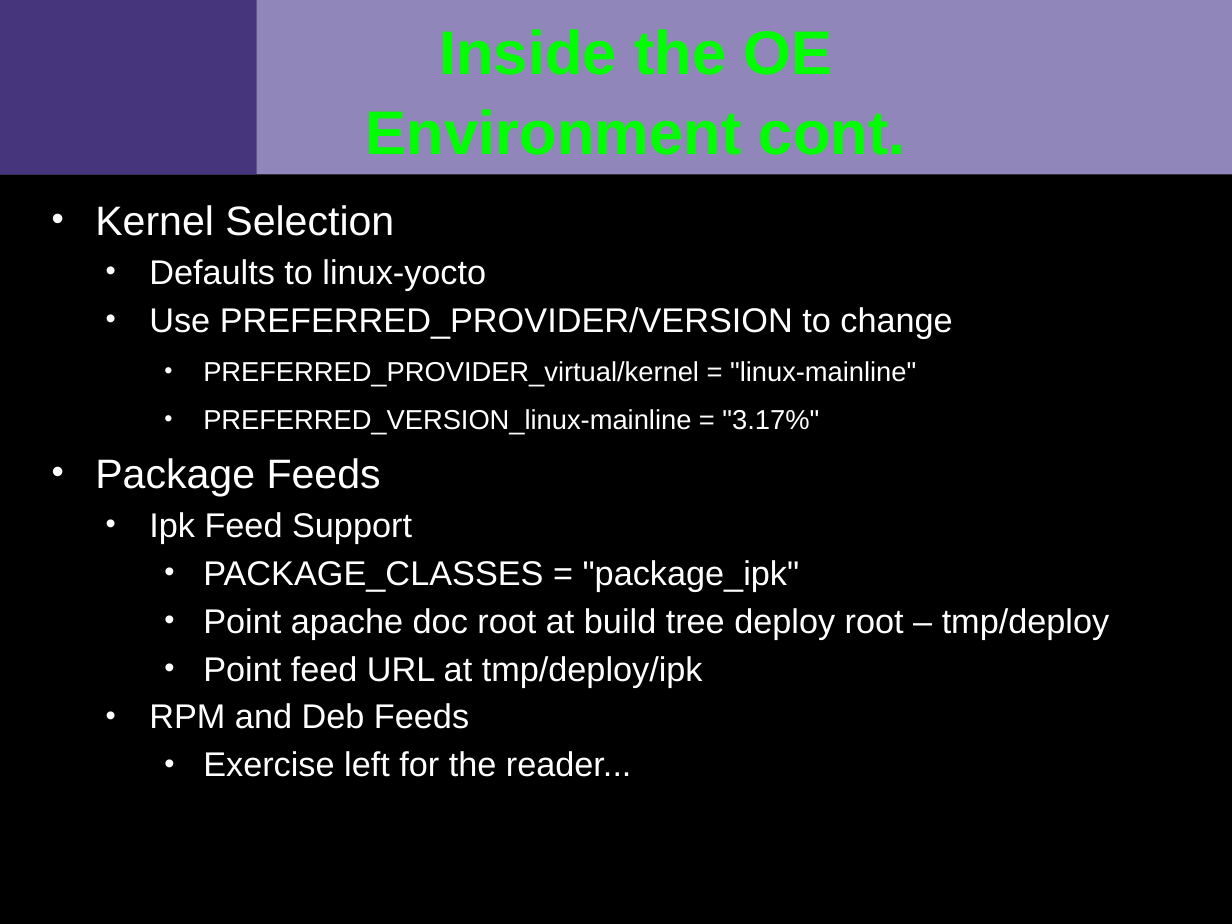
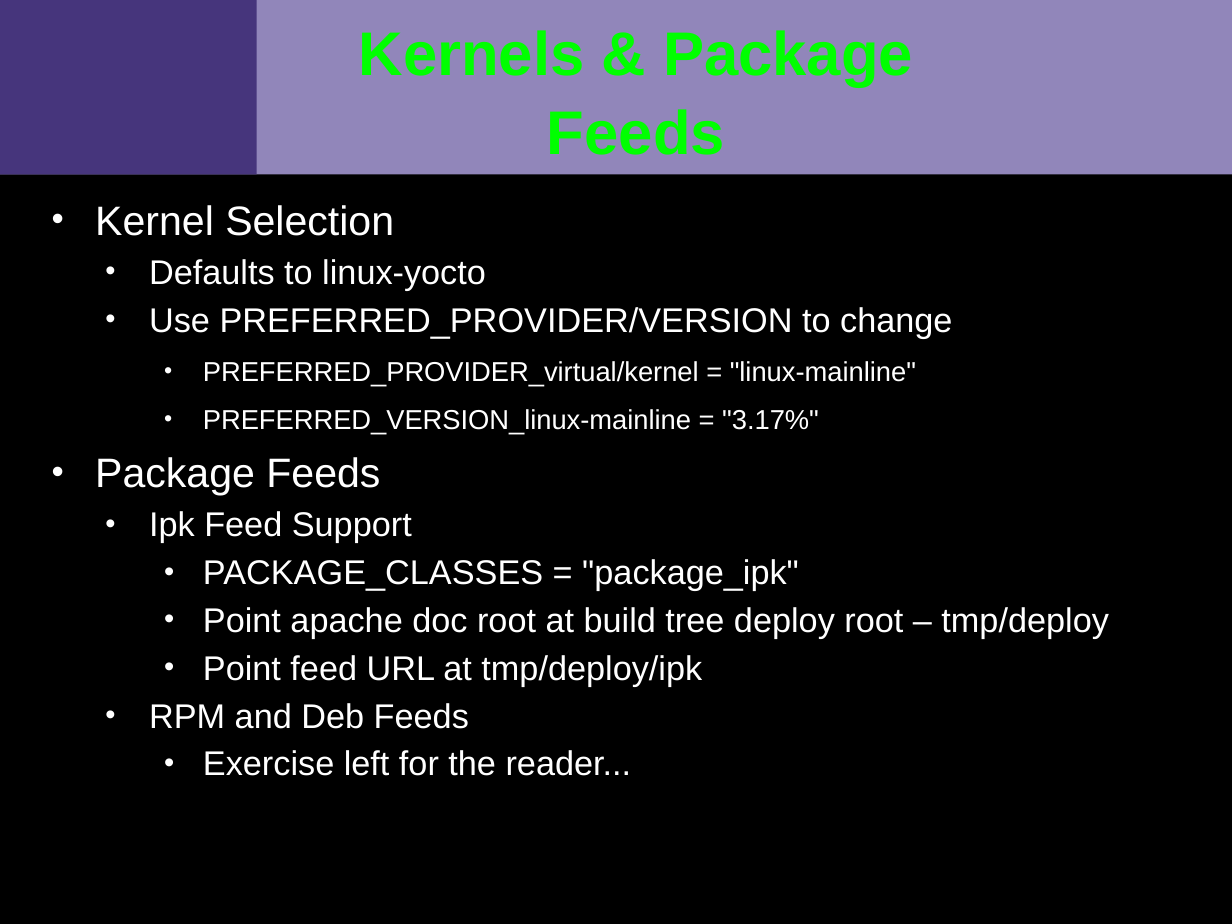
Before and after one commit to VCTLabs/scale13x-presentations, a slide deck: slide 10 of crash-course/yocto_scale_handout.odp (slide 7 before the commit). Drawn at 1232x924 pixels with LibreOffice and Linux fonts; fonts in the diff are those of the drawing; background and template pictures are left out. Boxes give left, top, right and bottom in pixels: in the first picture for what was removed or moved away, otherwise in the second. Text is boxed around its words. In the diff, an @@ line names an element or a change of style, - is before the commit and + after.

```diff
--- a/crash-course/yocto_scale_handout.odp
+++ b/crash-course/yocto_scale_handout.odp
@@ title removed at [366,29,906,155] @@
-Inside the OE Environment cont.
@@ title added at [359,30,913,155], 36 pt, text #00FF00, bold @@
+Kernels & Package Feeds
```
Also in this commit, not shown: 13 other slides changed, 3 other files.
